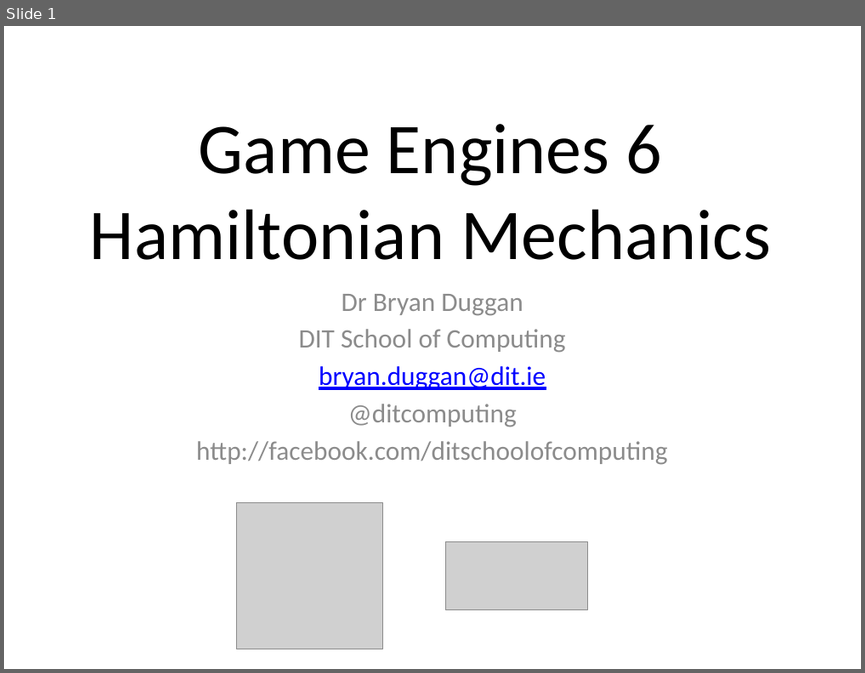
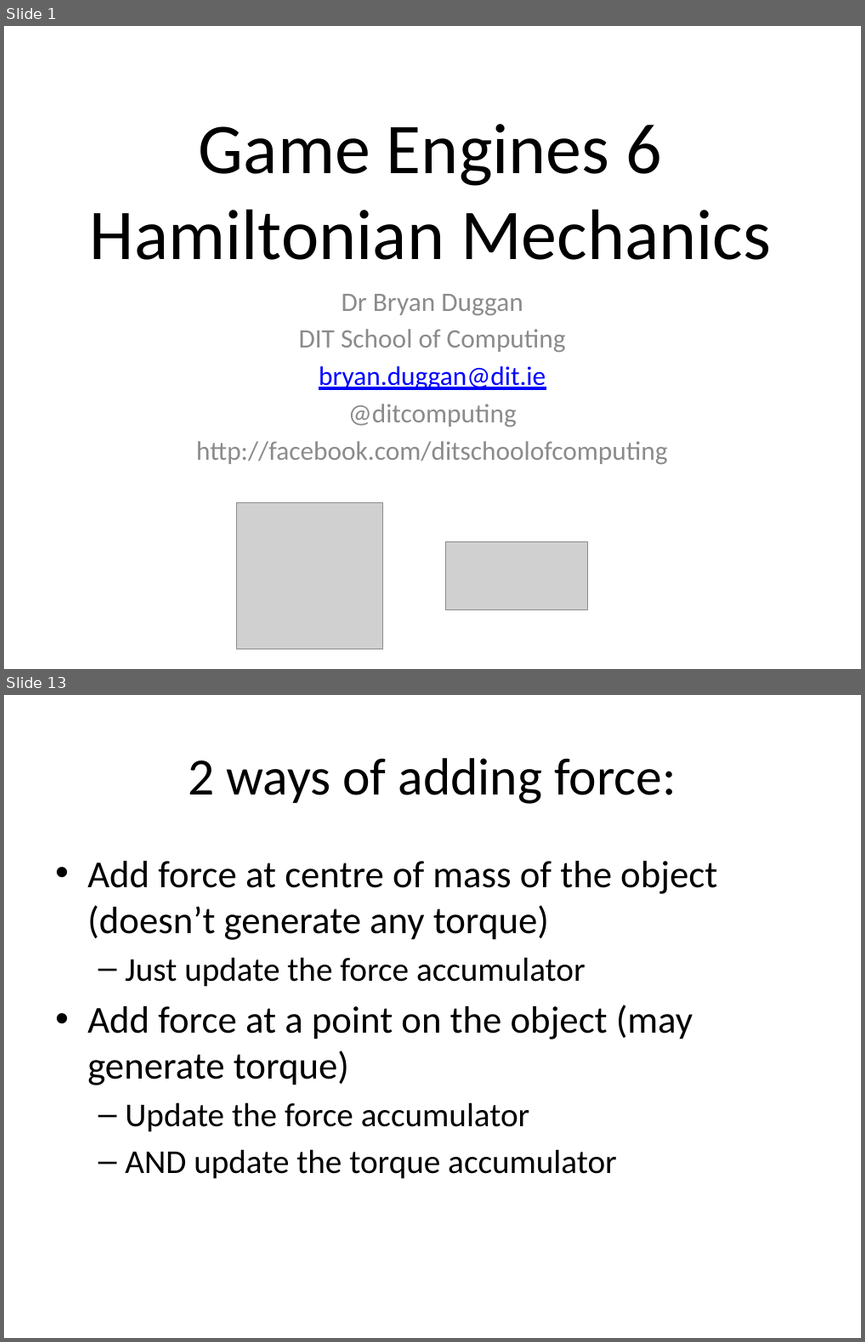
Before and after one commit to skooter500/BGE-V1, a slide deck: Lectures/Game Engines 7.pptx. Shown one above the other, each under a label of ours: slide 1 before the commit, slides 1 and 13 after it; the slides between them are not shown. The pictures are 865x673 and 865x1342 pixels, drawn with LibreOffice and Linux fonts; fonts in the diff are those of the drawing; grey boxes stand for pictures; background and template pictures are left out. Boxes give left, top, right and bottom in pixels: in the first picture for what was removed or moved away, otherwise in the second. Text is boxed around its words. In the diff, an @@ line names an element or a change of style, - is before the commit and + after.

```diff
--- a/Lectures/Game Engines 7.pptx
+++ b/Lectures/Game Engines 7.pptx
@@ slide 13 added at box(4, 695, 861, 1338), background #FFFFFF @@
@@ title added at box(188, 758, 676, 804), 44 pt, text #000000 @@
+2 ways of adding force:
@@ text added at box(87, 861, 717, 1179), 32 pt, text #000000 @@
+• Add force at centre of mass of the object (doesn’t generate any torque)
+  – Just update the force accumulator
+• Add force at a point on the object (may generate torque)
+  – Update the force accumulator
+  – AND update the torque accumulator
```
Also in this commit, not shown: 18 other slides added, 1 other file.
